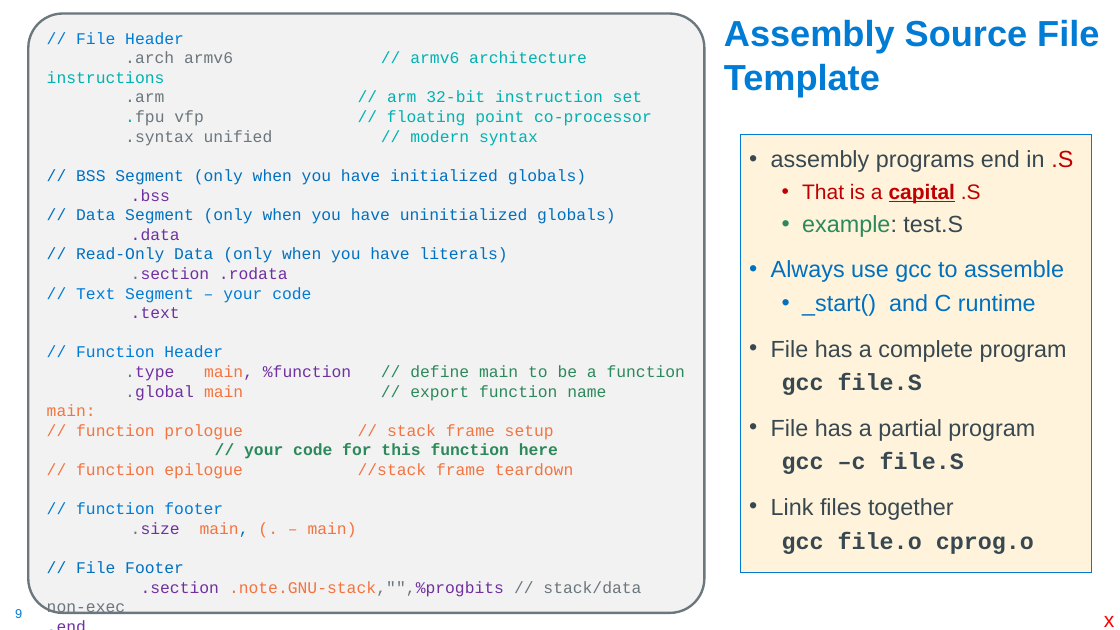
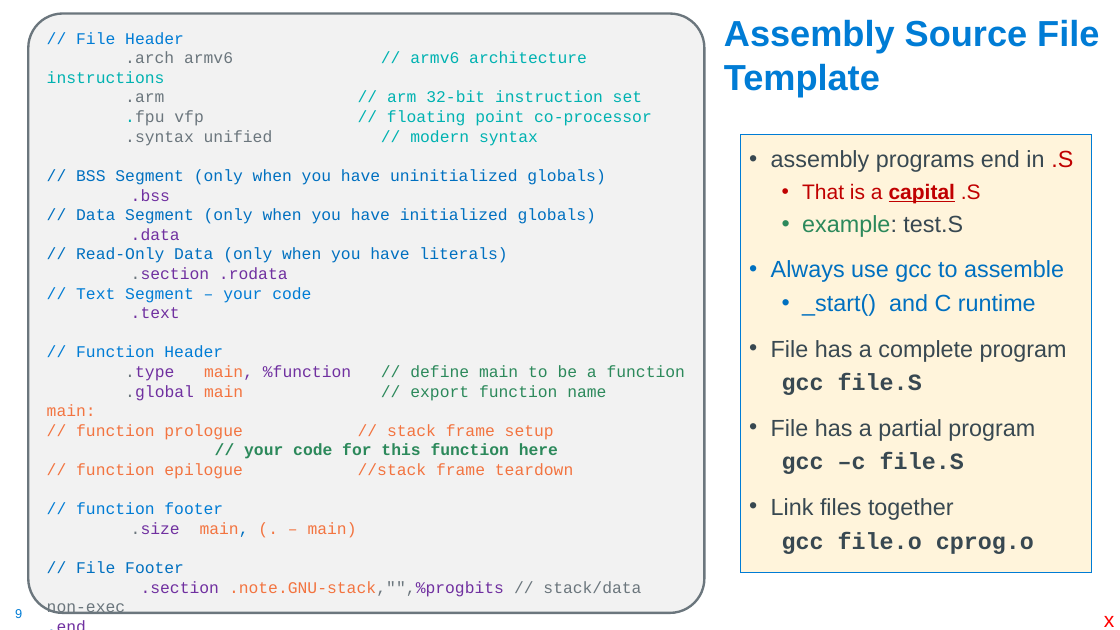
Before and after one commit to cse30-sp24/Cao-slides, a slide deck: slide 9 of 06-Arm-Part3.pptx. Drawn at 1120x630 pixels with LibreOffice and Linux fonts; fonts in the diff are those of the drawing. Boxes give left, top, right and bottom in pixels: in the first picture for what was removed or moved away, otherwise in the second. Text is boxed around its words. In the diff, an @@ line names an element or a change of style, - is before the commit and + after.

```diff
--- a/06-Arm-Part3.pptx
+++ b/06-Arm-Part3.pptx
@@ text in rounded rectangle at <box>76,169,605,185</box>: text changed @@
-// BSS Segment (only when you have initialized globals)
+// BSS Segment (only when you have uninitialized globals)
@@ text in rounded rectangle at <box>76,208,596,224</box>: text changed @@
-// Data Segment (only when you have uninitialized globals)
+// Data Segment (only when you have initialized globals)
```
Also in this commit, not shown: 3 other slides changed, 2 other files.
